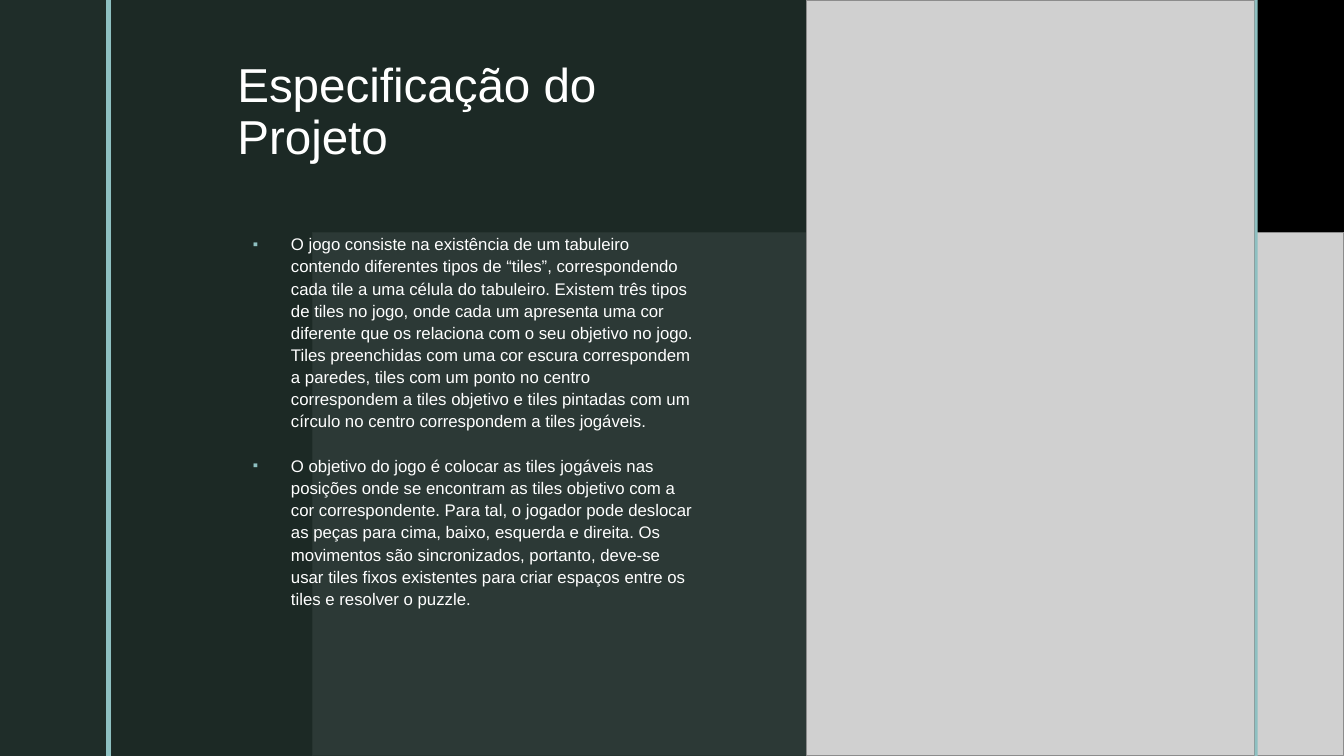
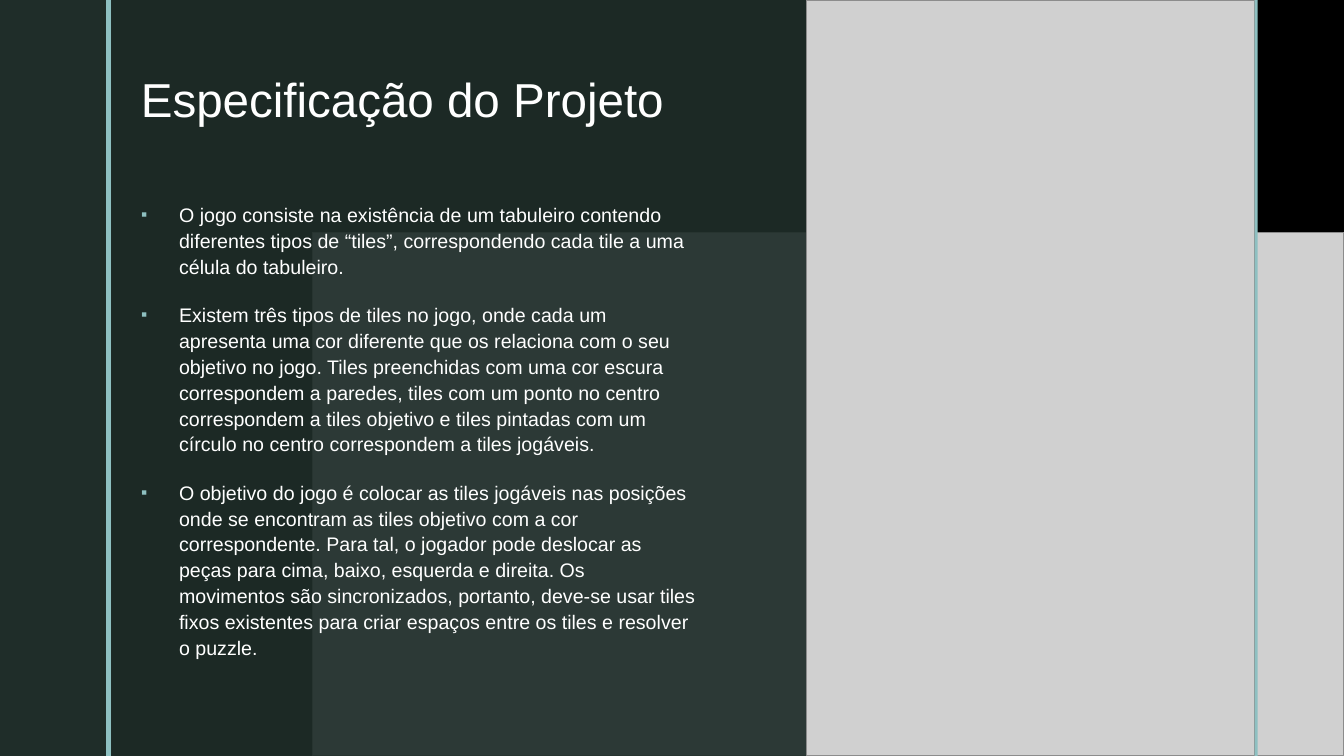
Before and after one commit to pedrovponte/IART-g39, a slide deck: slide 2 of docs/presentation.pptx. Drawn at 1344x756 pixels with LibreOffice and Linux fonts; fonts in the diff are those of the drawing; grey boxes stand for pictures; background and template pictures are left out. Boxes give left, top, right and bottom in pixels: in the first picture for what was removed or moved away, otherwise in the second. Text is boxed around its words. In the diff, an @@ line names an element or a change of style, - is before the commit and + after.

```diff
--- a/docs/presentation.pptx
+++ b/docs/presentation.pptx
@@ title "Especificação do Projeto" rewrapped from bbox=[237, 67, 597, 163] to bbox=[141, 82, 664, 126] @@
@@ text "O jogo consiste na existência ...": place and size @@
-text "O jogo consiste na existência ..." at bbox=[291, 237, 692, 609]
+text "O jogo consiste na existência ..." at bbox=[179, 207, 695, 659]
@@ text at bbox=[179, 207, 684, 455]: text changed; size 12 to 14 pt @@
-▪ O jogo consiste na existência de um tabuleiro contendo diferentes tipos de “tiles”, correspondendo cada tile a uma célula do tabuleiro. Existem três tipos de tiles no jogo, onde cada um apresenta uma cor diferente que os relaciona com o seu objetivo no jogo. Tiles preenchidas com uma cor escura correspondem a paredes, tiles com um ponto no centro correspondem a tiles objetivo e tiles pintadas com um círculo no centro correspondem a tiles jogáveis.
+▪ O jogo consiste na existência de um tabuleiro contendo diferentes tipos de “tiles”, correspondendo cada tile a uma célula do tabuleiro.
+▪ Existem três tipos de tiles no jogo, onde cada um apresenta uma cor diferente que os relaciona com o seu objetivo no jogo. Tiles preenchidas com uma cor escura correspondem a paredes, tiles com um ponto no centro correspondem a tiles objetivo e tiles pintadas com um círculo no centro correspondem a tiles jogáveis.
@@ text at bbox=[179, 485, 695, 659]: size 12 to 14 pt in "O objetivo do jogo é colocar as ..." @@
```
Also in this commit, not shown: 5 other slides changed.
